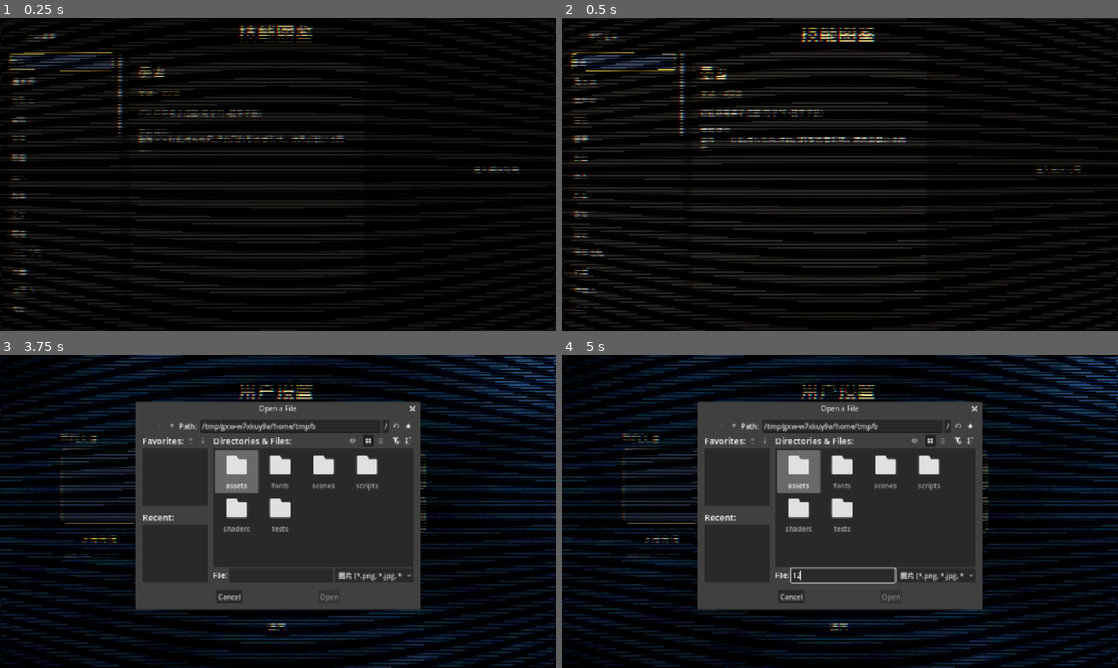
Above: before the commit, frames 1-4 (two rows, left to right).
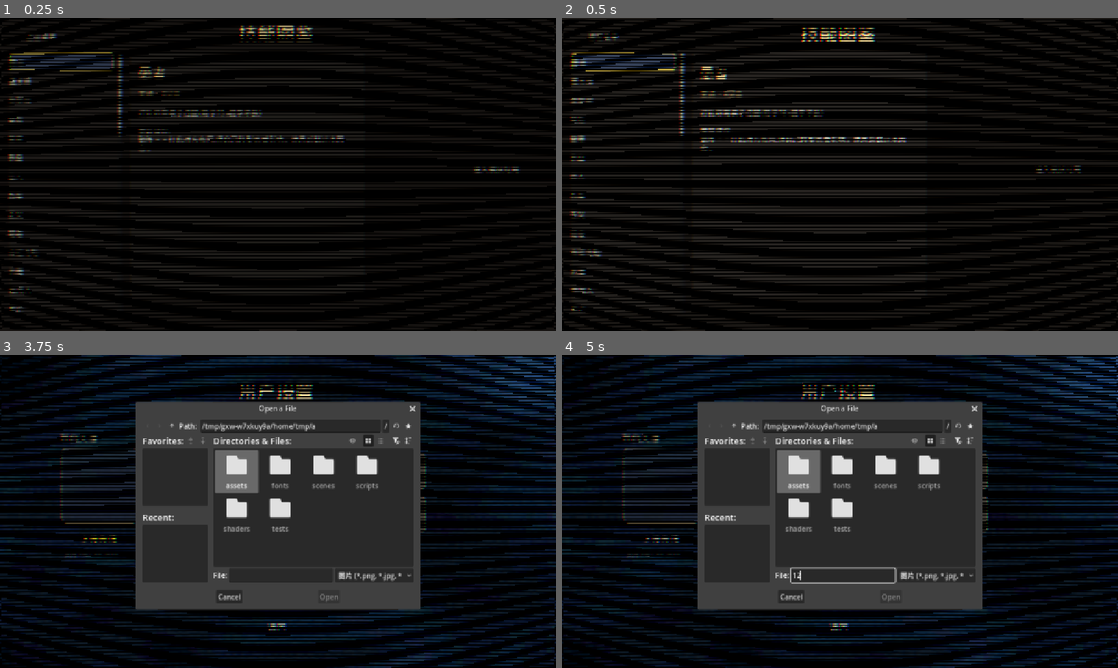
Above: after the commit, the same moments.

Repository: Lurongshika/ChessGame
Game: Godot game, scene res://scenes/manual.tscn
Same seed, same stepped clock (60 frames per second), same inputs: the game is played once before the commit and once after it. This scene is started directly instead of the project's main scene.
Inputs (mouse positions are in pixels of both pictures, inside the frame that each line leads up to):
- Up to frame 1 (0.25 s): no input
- Up to frame 2 (0.5 s): no input
- Up to frame 3 (3.75 s): click "返回菜单" at 0.5 s; click "人机对战" at 1.25 s; click (539, 649) at 2.02 s; click (300, 558) at 2.77 s; type "12" at 2.85 s; click "上传头像" at 3.5 s
- Up to frame 4 (5 s): click (845, 574) at 4.27 s; type "12" at 4.35 s

The runs differ from the first frame. In frame 1, 0.6% of the frame differs, in the area x 1-8%, y 19-94%; in frame 2, 0.5%; in frame 3, less than 0.1%; in frame 4, less than 0.1%.

Commit message:
技能图鉴高亮跟随选中技能

Diff:
--- a/scripts/manual.gd
+++ b/scripts/manual.gd
@@ -1600,7 +1600,6 @@
 	# 默认选中第一个技能(愚者)
 	if not Perks.PERKS_NORMAL.is_empty():
 		_select_skill(Perks.PERKS_NORMAL[0]["id"])
-		_highlight_first_skill()
 
 
 func _build_list() -> void:
@@ -1612,6 +1611,7 @@
 		b.custom_minimum_size = Vector2(240, 40)
 		b.alignment = HORIZONTAL_ALIGNMENT_LEFT
 		b.pressed.connect(func(sid: String = id): _select_skill(sid))
+		b.set_meta("skill_id", id)
 		list_box.add_child(b)
 	for row in Perks.PERKS_ADVANCED:
 		var id2: String = row["id"]
@@ -1619,25 +1619,37 @@
 		b2.custom_minimum_size = Vector2(240, 40)
 		b2.alignment = HORIZONTAL_ALIGNMENT_LEFT
 		b2.pressed.connect(func(sid: String = id2): _select_skill(sid))
+		b2.set_meta("skill_id", id2)
 		list_box.add_child(b2)
 
 
-# 高亮列表第一个按钮(默认选中)
-func _highlight_first_skill() -> void:
-	if list_box != null and list_box.get_child_count() > 0:
-		var first: Button = list_box.get_child(0)
+# 高亮选中的技能按钮(清除其他高亮,恢复透明)
+func _highlight_skill(id: String) -> void:
+	if list_box == null:
+		return
+	for child in list_box.get_children():
+		if not child is Button:
+			continue
+		var b: Button = child
+		var selected: bool = str(b.get_meta("skill_id", "")) == id
 		var sb := StyleBoxFlat.new()
-		sb.bg_color = Color(0.18, 0.22, 0.3)
+		if selected:
+			sb.bg_color = Color(0.18, 0.22, 0.3)
+			sb.border_color = Color(0.95, 0.8, 0.2)
+			sb.set_border_width_all(2)
+		else:
+			sb.bg_color = Color(0, 0, 0, 0)
+			sb.border_color = Color(0, 0, 0, 0)
+			sb.set_border_width_all(0)
 		sb.set_corner_radius_all(4)
-		sb.border_color = Color(0.95, 0.8, 0.2)
-		sb.set_border_width_all(2)
-		first.add_theme_stylebox_override("normal", sb)
-		first.add_theme_stylebox_override("hover", sb)
-		first.add_theme_stylebox_override("pressed", sb)
+		b.add_theme_stylebox_override("normal", sb)
+		b.add_theme_stylebox_override("hover", sb)
+		b.add_theme_stylebox_override("pressed", sb)
 
 
 # 点击技能:显示技能描述(不立即进对局)
 func _select_skill(id: String) -> void:
+	_highlight_skill(id)
 	current_id = id
 	var perks := Perks.load_perks("all")
 	var pk: Dictionary = perks.get(id, {})
